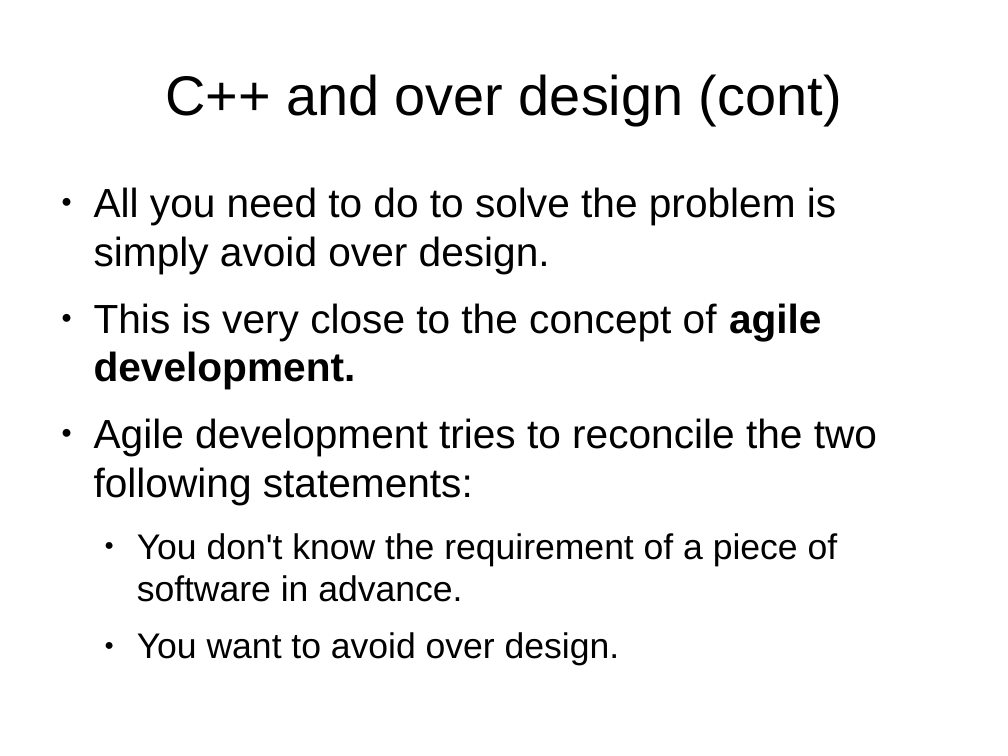
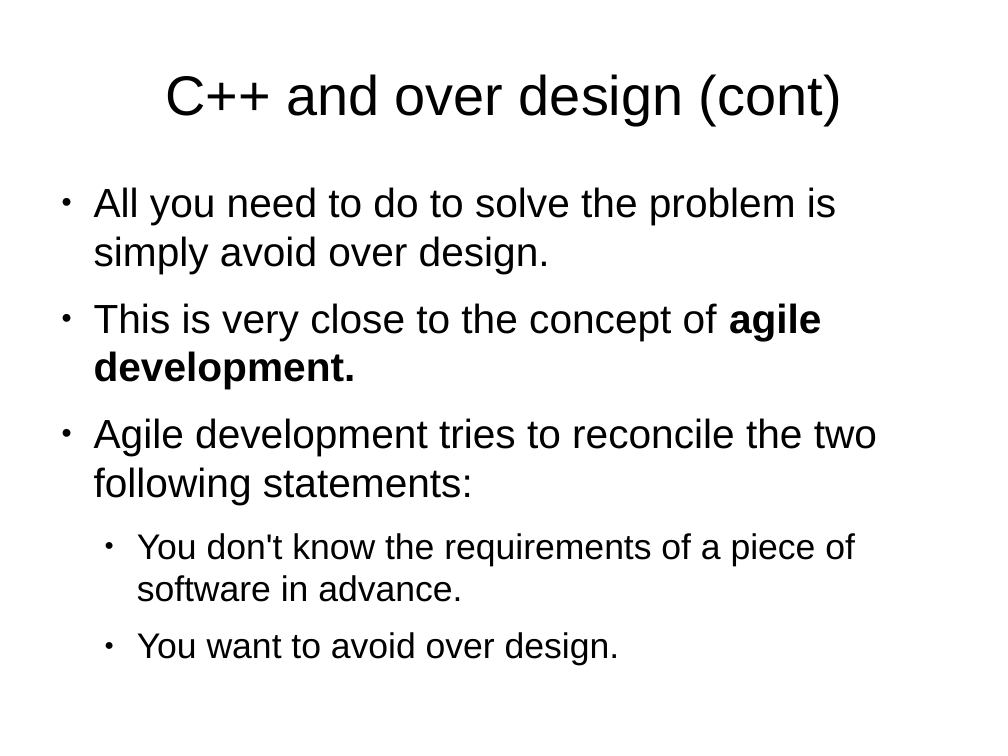
Before and after one commit to veltzer/demos-linux, a slide deck: slide 38 of multi_core/effective_cplusplus.odp. Drawn at 1008x756 pixels with LibreOffice and Linux fonts; fonts in the diff are those of the drawing. Boxes give left, top, right and bottom in pixels: in the first picture for what was removed or moved away, otherwise in the second. Text is boxed around its words. In the diff, an @@ line names an element or a change of style, - is before the commit and + after.

```diff
--- a/multi_core/effective_cplusplus.odp
+++ b/multi_core/effective_cplusplus.odp
@@ text at (137, 533, 855, 602): text changed @@
-  ● You don't know the requirement of a piece of software in advance.
+  ● You don't know the requirements of a piece of software in advance.
```
Also in this commit, not shown: 11 other slides changed, 6 slides added, 1 other file.
